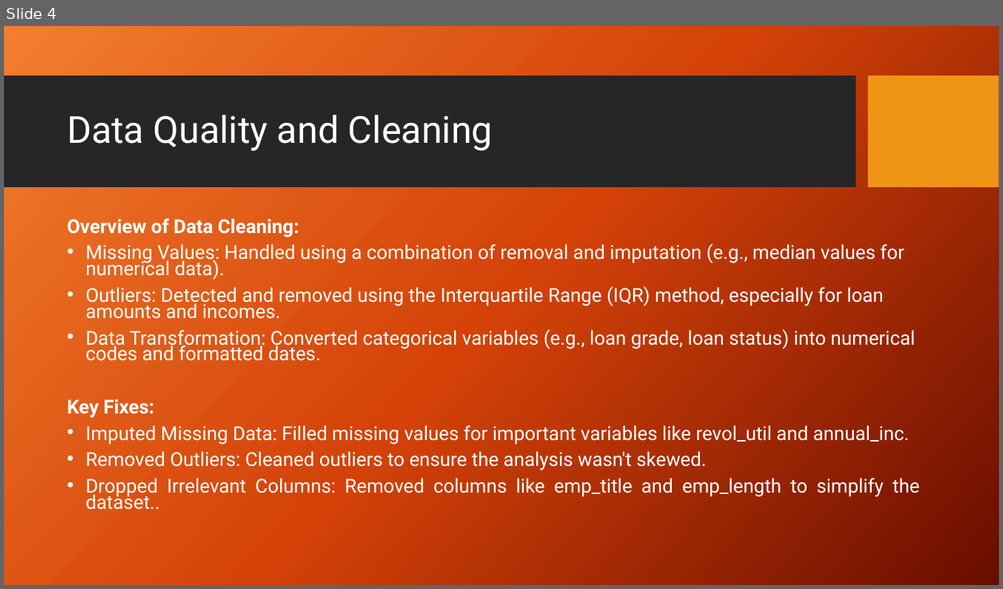
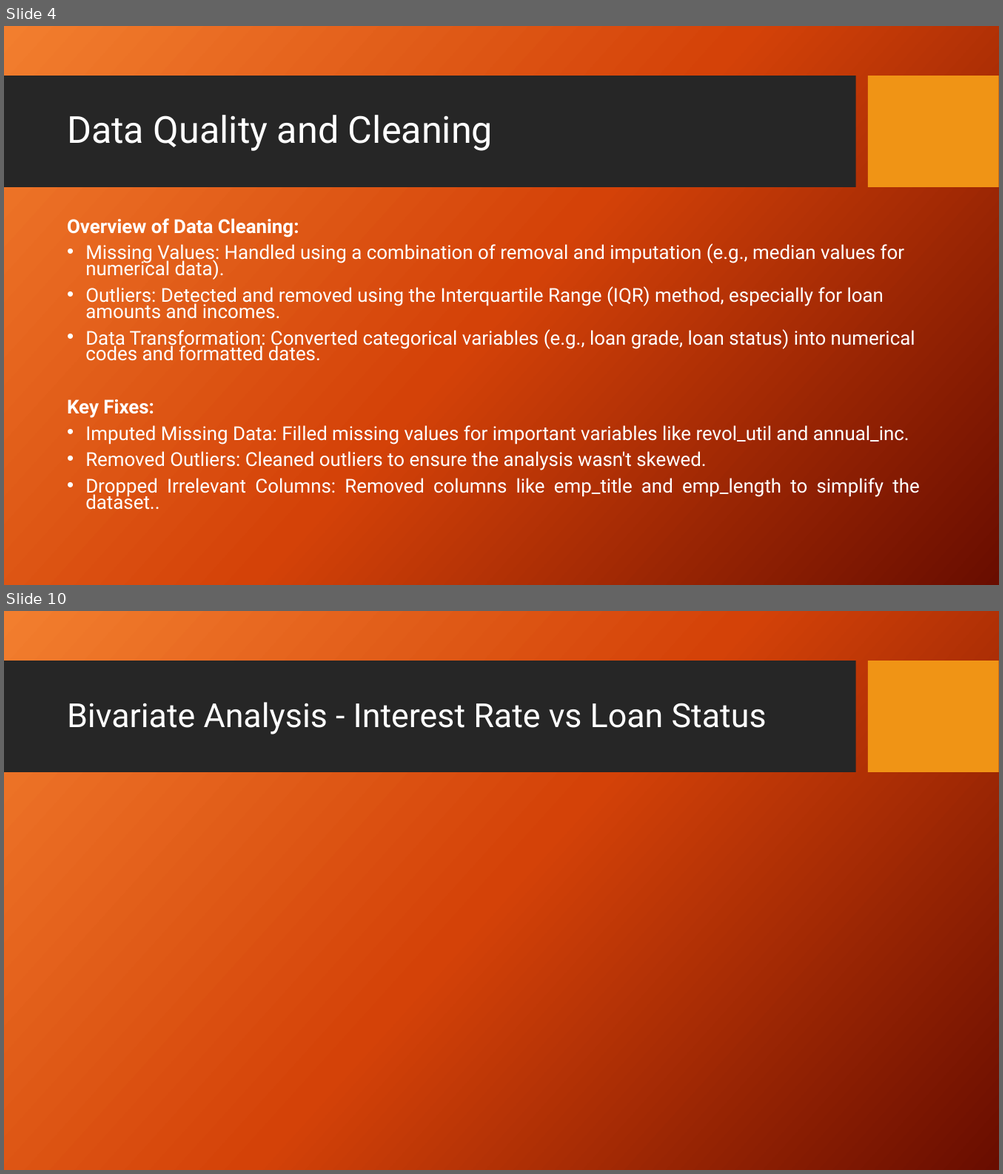
Before and after one commit to jafarijason/ds_001_lending_club_case_study, a slide deck: Presentation.pptx. Shown one above the other, each under a label of ours: slide 4 before the commit, slides 4 and 10 after it; the slides between them are not shown. The pictures are 1003x589 and 1003x1174 pixels, drawn with LibreOffice and Linux fonts; fonts in the diff are those of the drawing; background and template pictures are left out. Boxes give left, top, right and bottom in pixels: in the first picture for what was removed or moved away, otherwise in the second. Text is boxed around its words. In the diff, an @@ line names an element or a change of style, - is before the commit and + after.

```diff
--- a/Presentation.pptx
+++ b/Presentation.pptx
@@ slide 10 added at [4, 611, 999, 1170], background picture (left out); not listed: 2 template elements that a slide beside it also shows @@
@@ title added at [67, 702, 766, 735], 32 pt, text #FFFFFF @@
+Bivariate Analysis - Interest Rate vs Loan Status
```
Also in this commit, not shown: 1 slide changed, 9 other slides added, 1 slide removed.
